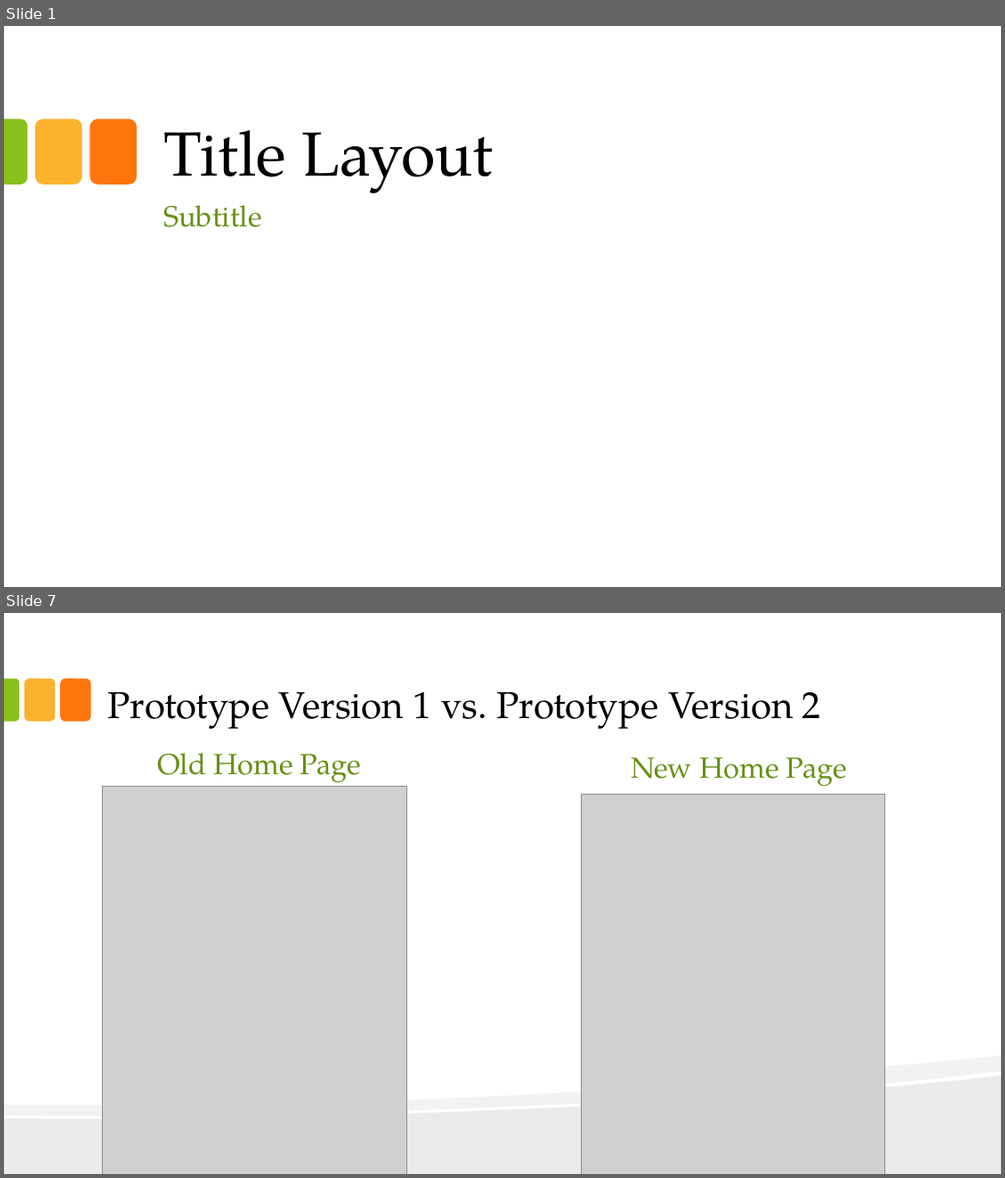
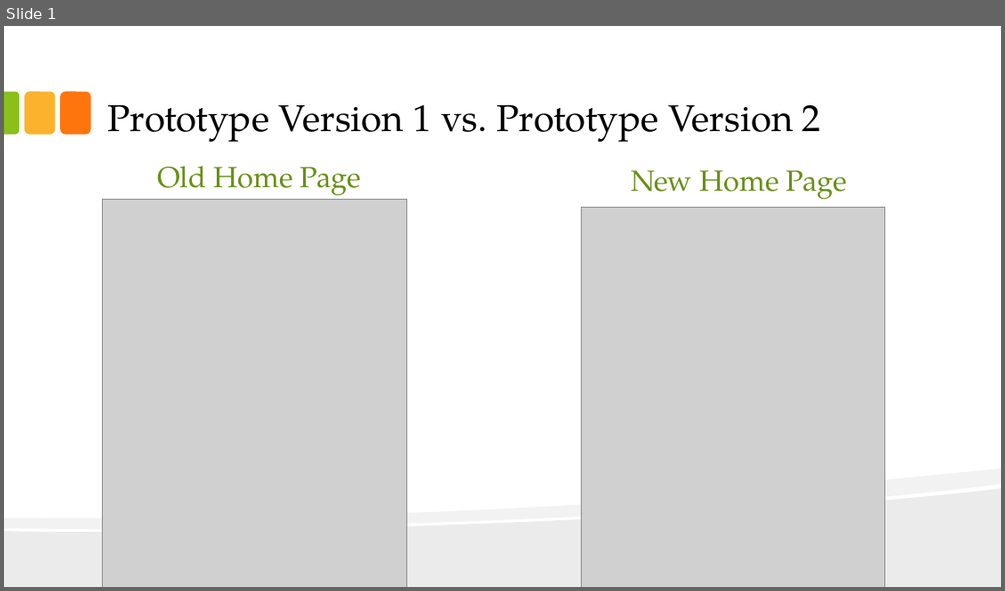
Before and after one commit to redlac/Interface-Design-Project-P3, a slide deck: Main Folder/presentation-calder.pptx. Shown one above the other, each under a label of ours: slides 1 and 7 before the commit, slide 1 after it; the slides between them are not shown. The pictures are 1005x1178 and 1005x591 pixels, drawn with LibreOffice and Linux fonts; fonts in the diff are those of the drawing; grey boxes stand for pictures; background and template pictures are left out. Boxes give left, top, right and bottom in pixels: in the first picture for what was removed or moved away, otherwise in the second. Text is boxed around its words. In the diff, an @@ line names an element or a change of style, - is before the commit and + after.

```diff
--- a/Main Folder/presentation-calder.pptx
+++ b/Main Folder/presentation-calder.pptx
@@ slide 1 removed at bbox=[4, 26, 1001, 587], background picture (left out) @@
@@ round same rect removed at bbox=[4, 119, 27, 184] @@
@@ rounded rectangle removed at bbox=[35, 119, 82, 184] @@
@@ rounded rectangle removed at bbox=[90, 119, 138, 184] @@
@@ title removed at bbox=[163, 130, 494, 193] @@
-Title Layout
@@ subtitle removed at bbox=[163, 205, 262, 227] @@
-Subtitle
@@ what was slide 7 is now slide 1 @@
```
Also in this commit, not shown: 7 other slides removed.
